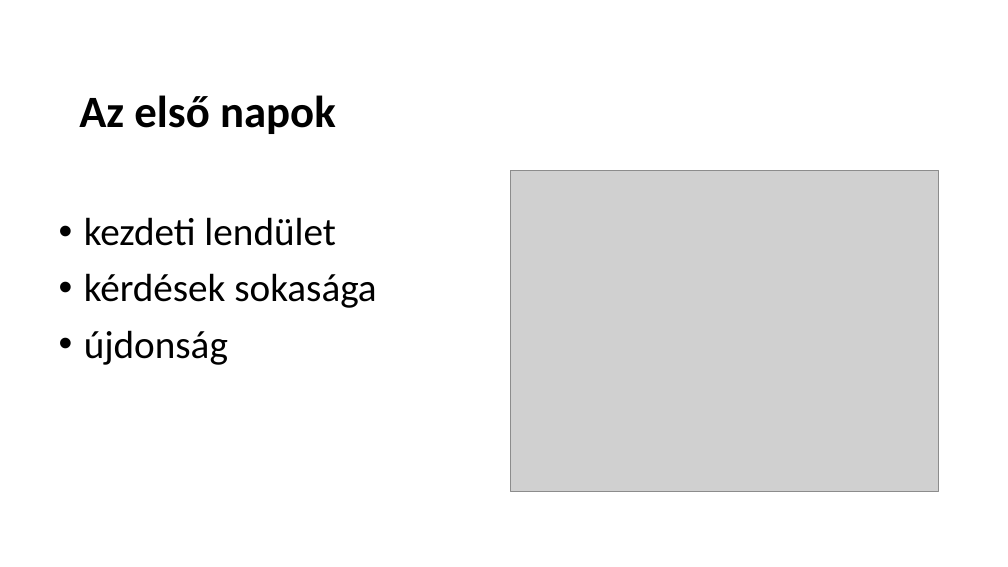
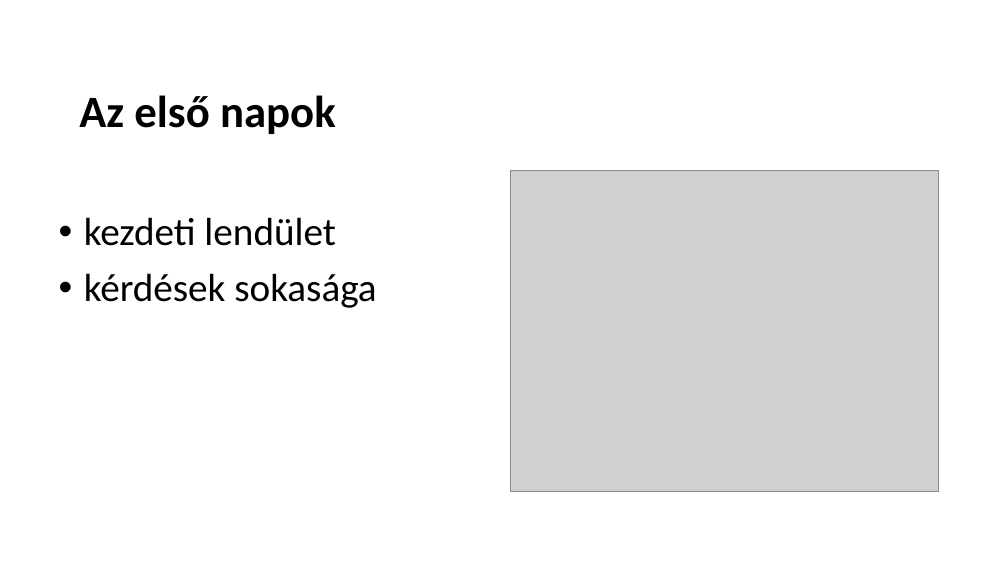
Before and after one commit to schonherz-java-ee-2016-summer/project, a slide deck: slide 5 of presentations/landing/Balogh_Istvan/Balogh_Istvan_prezentacio.pptx (slide 3 before the commit). Drawn at 1008x567 pixels with LibreOffice and Linux fonts; fonts in the diff are those of the drawing; grey boxes stand for pictures; background and template pictures are left out. Boxes give left, top, right and bottom in pixels: in the first picture for what was removed or moved away, otherwise in the second. Text is boxed around its words. In the diff, an @@ line names an element or a change of style, - is before the commit and + after.

```diff
--- a/presentations/landing/Balogh_Istvan/Balogh_Istvan_prezentacio.pptx
+++ b/presentations/landing/Balogh_Istvan/Balogh_Istvan_prezentacio.pptx
@@ text at [84, 330, 228, 365]: paragraph removed @@
-• újdonság
```
Also in this commit, not shown: 2 slides added.
